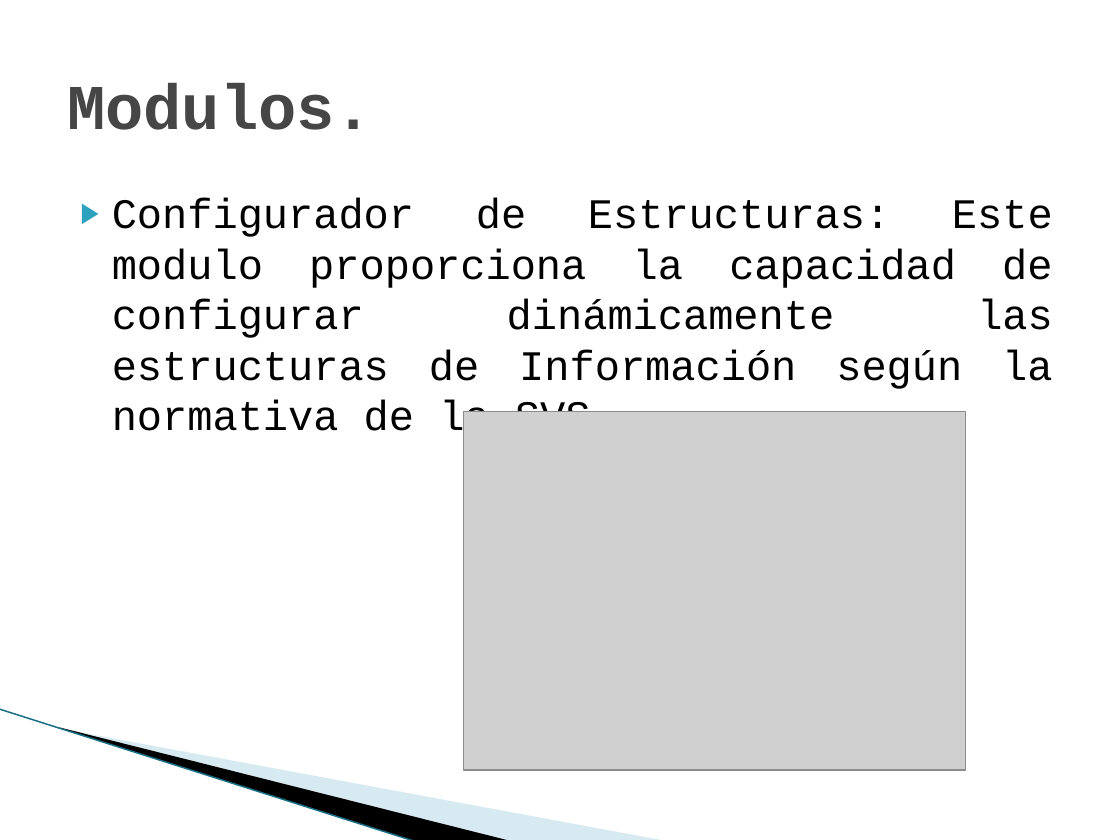
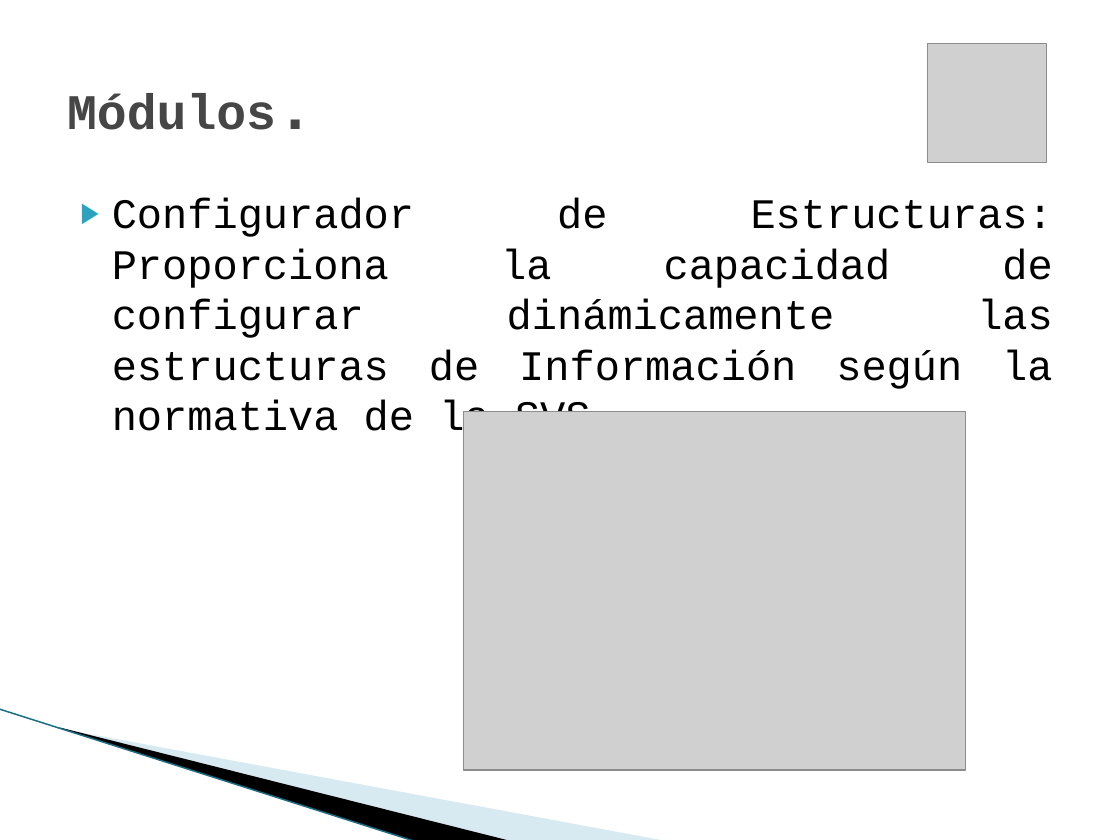
Before and after one commit to vicky1404/rev-ii, a slide deck: slide 10 of docs/comercial/brochure.pptx. Drawn at 1120x840 pixels with LibreOffice and Linux fonts; fonts in the diff are those of the drawing; grey boxes stand for pictures; background and template pictures are left out. Boxes give left, top, right and bottom in pixels: in the first picture for what was removed or moved away, otherwise in the second. Text is boxed around its words. In the diff, an @@ line names an element or a change of style, - is before the commit and + after.

```diff
--- a/docs/comercial/brochure.pptx
+++ b/docs/comercial/brochure.pptx
@@ picture added at [927, 44, 1046, 162] @@
@@ title at [67, 93, 276, 130]: text changed; size 41 to 32 pt @@
-Modulos.
+Módulos.
@@ text at [112, 198, 1053, 443]: text changed @@
-▶ Configurador de Estructuras: Este modulo proporciona la capacidad de configurar dinámicamente las estructuras de Información según la normativa de la SVS.
+▶ Configurador de Estructuras: Proporciona la capacidad de configurar dinámicamente las estructuras de Información según la normativa de la SVS.
```
Also in this commit, not shown: 11 other slides changed, 9 slides added, 2 slides removed.
